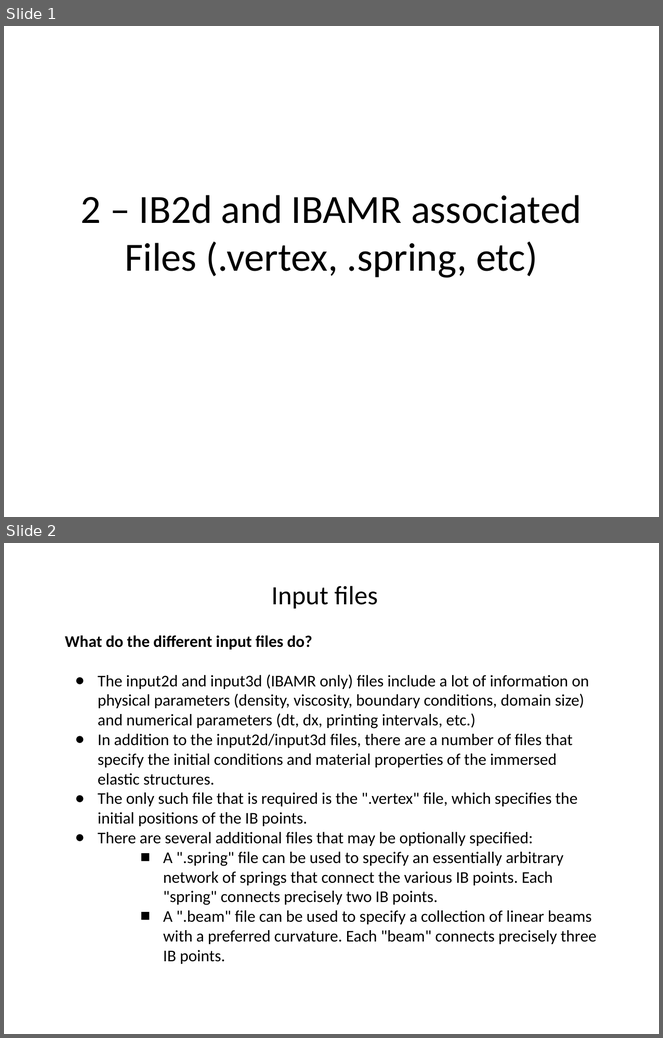
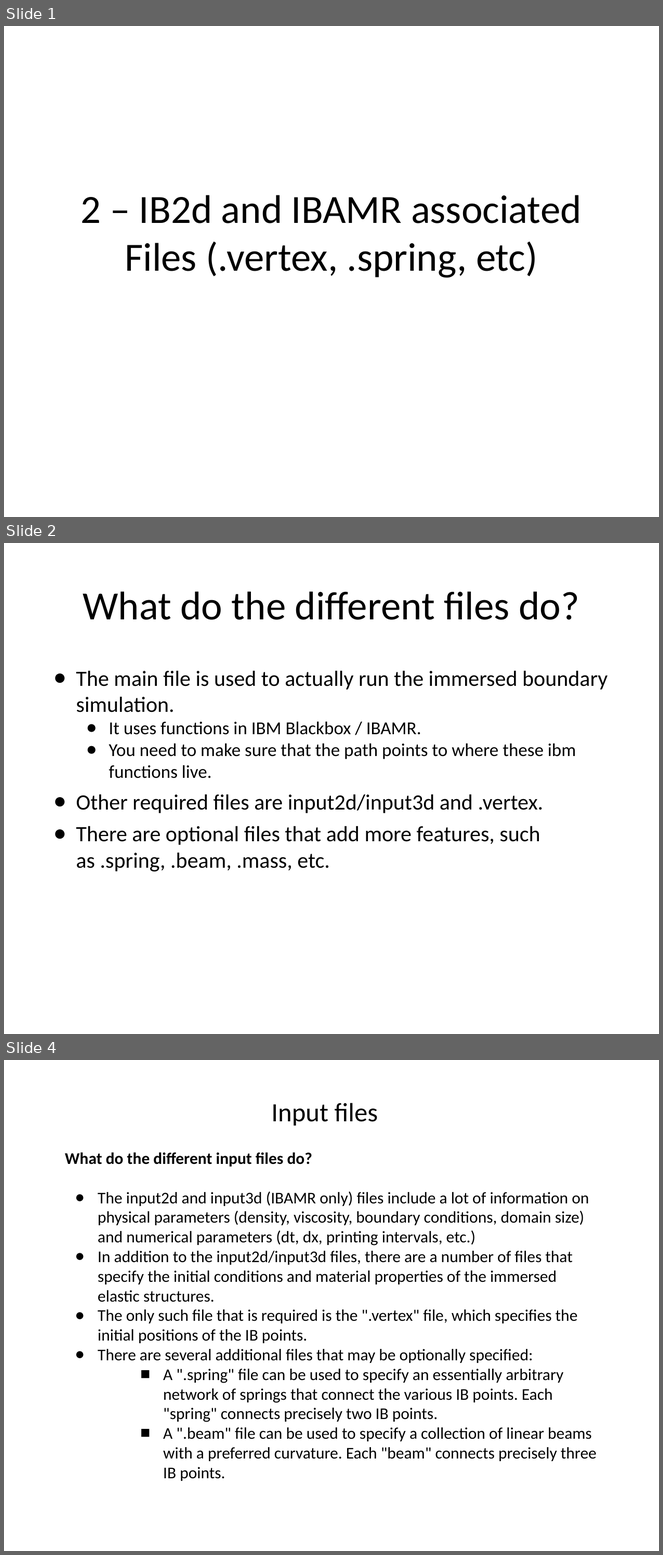
Before and after one commit to fairyflies9/IBAMR-Tutorials, a slide deck: UA Tutorials/Lecture2-InputFiles-Ib2d-IBAMR.pptx. Shown one above the other, each under a label of ours: slides 1 and 2 before the commit, slides 1, 2 and 4 after it; the slides between them are not shown. The pictures are 663x1038 and 663x1555 pixels, drawn with LibreOffice and Linux fonts; fonts in the diff are those of the drawing. Boxes give left, top, right and bottom in pixels: in the first picture for what was removed or moved away, otherwise in the second. Text is boxed around its words. In the diff, an @@ line names an element or a change of style, - is before the commit and + after.

Commit message:
update to UA tutorial 2
added codes to read .vertex and .spring files, added slides

```diff
--- a/UA Tutorials/Lecture2-InputFiles-Ib2d-IBAMR.pptx
+++ b/UA Tutorials/Lecture2-InputFiles-Ib2d-IBAMR.pptx
@@ slide 2 added at (4, 543, 659, 1034), background #FFFFFF @@
@@ title added at (83, 591, 580, 620), 44 pt, text #000000 @@
+What do the different files do?
@@ text added at (76, 670, 608, 872), 24 pt, text #000000 @@
+● The main file is used to actually run the immersed boundary simulation.
+  ● It uses functions in IBM Blackbox / IBAMR.
+  ● You need to make sure that the path points to where these ibm functions live.
+● Other required files are input2d/input3d and .vertex.
+● There are optional files that add more features, such as .spring, .beam, .mass, etc.
@@ what was slide 2 is now slide 4 @@
```
Also in this commit, not shown: 6 slides changed, 8 other slides added, 4 other files.
